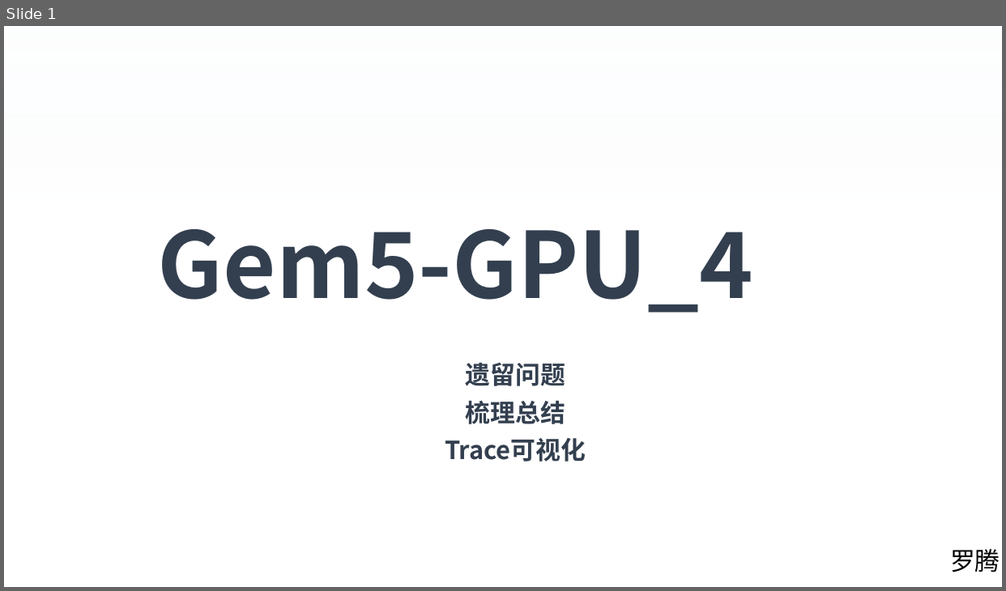
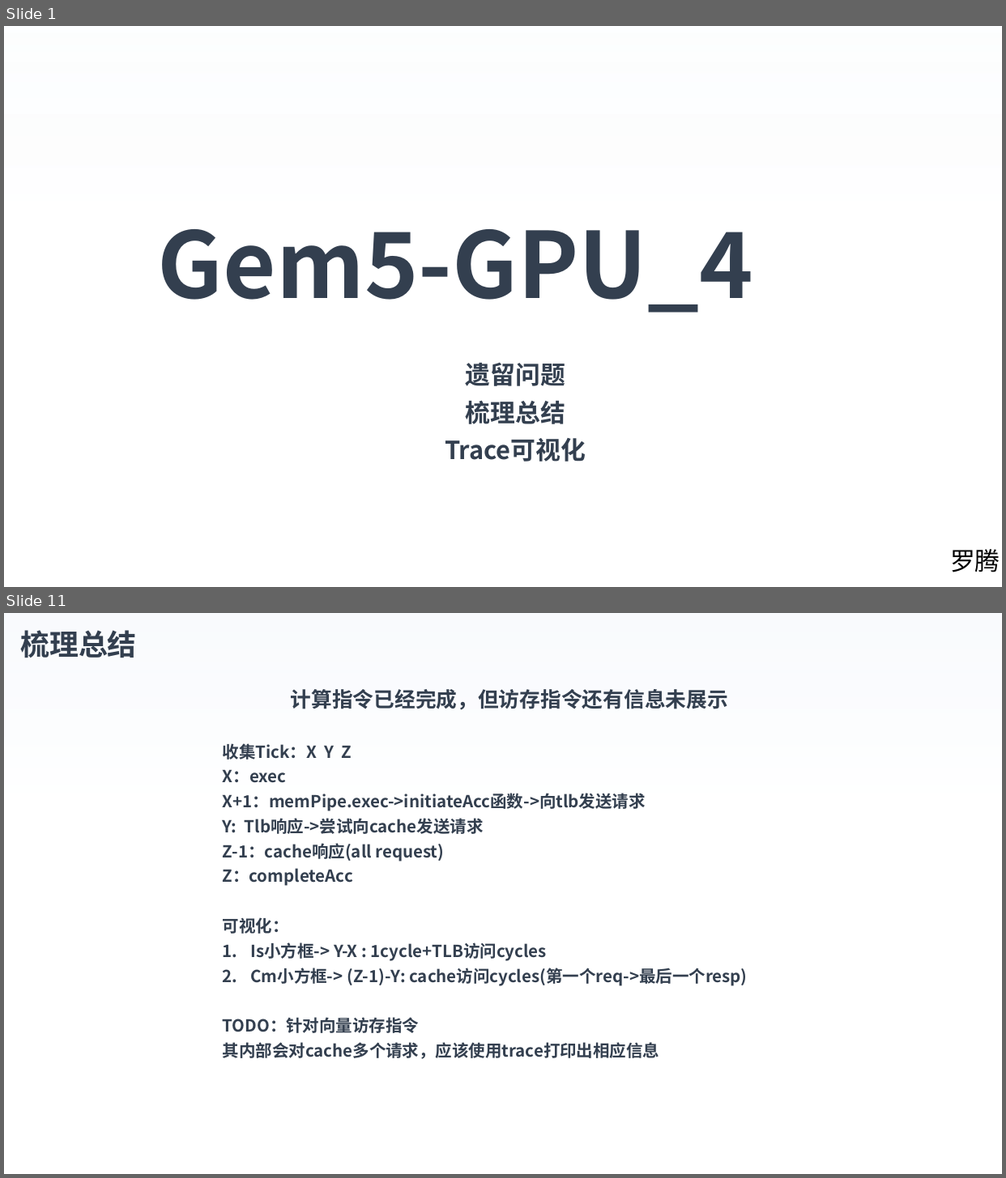
Before and after one commit to luot-ai/workspace, a slide deck: AA/gpu/GEM5/PPT/Gem5-GPU_4.pptx. Shown one above the other, each under a label of ours: slide 1 before the commit, slides 1 and 11 after it; the slides between them are not shown. The pictures are 1006x591 and 1006x1178 pixels, drawn with LibreOffice and Linux fonts; fonts in the diff are those of the drawing; background and template pictures are left out. Boxes give left, top, right and bottom in pixels: in the first picture for what was removed or moved away, otherwise in the second. Text is boxed around its words. In the diff, an @@ line names an element or a change of style, - is before the commit and + after.

```diff
--- a/AA/gpu/GEM5/PPT/Gem5-GPU_4.pptx
+++ b/AA/gpu/GEM5/PPT/Gem5-GPU_4.pptx
@@ slide 11 added at (4, 613, 1002, 1174), background picture (left out) @@
@@ rectangle added at (5, 613, 1002, 1174), fill gradient #F7FAFD to #FFFFFF @@
@@ text added at (20, 630, 137, 658), 28 pt, text #333F50, bold @@
+梳理总结
@@ text added at (223, 689, 747, 1059), 16 pt, text #333F50, bold @@
+计算指令已经完成，但访存指令还有信息未展示
+收集Tick：X Y Z
+X：exec
+X+1：memPipe.exec->initiateAcc函数->向tlb发送请求
+Y: Tlb响应->尝试向cache发送请求
+Z-1：cache响应(all request)
+Z：completeAcc
+可视化：
+1. Is小方框-> Y-X : 1cycle+TLB访问cycles
+2. Cm小方框-> (Z-1)-Y: cache访问cycles(第一个req->最后一个resp)
+TODO：针对向量访存指令
+其内部会对cache多个请求，应该使用trace打印出相应信息
```
Also in this commit, not shown: 1 slide changed, 12 other slides added, 21 slides removed, 2 other files.
